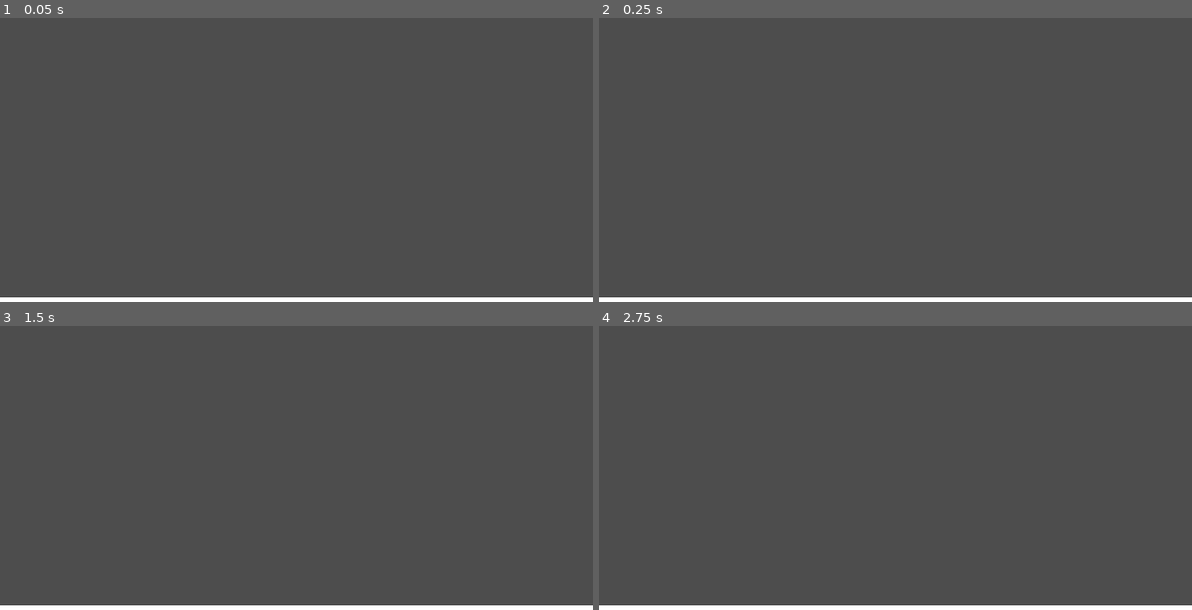
Above: before the commit, frames 1-4 (two rows, left to right).
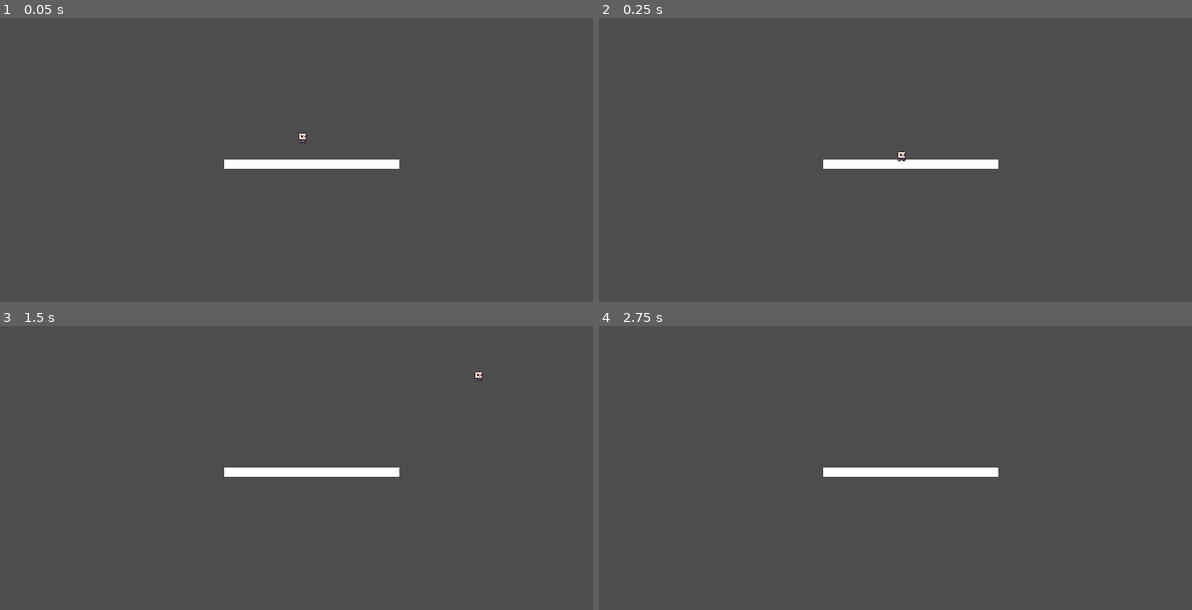
Above: after the commit, the same moments.

Repository: bean-jam/bean-jame-game-01
Game: Godot game, scene res://world.tscn
Same seed, same stepped clock (60 frames per second), same inputs: the game is played once before the commit and once after it.
Inputs:
- Up to frame 1 (0.05 s): no input
- Up to frame 2 (0.25 s): no input
- Up to frame 3 (1.5 s): tap Enter at 0.5 s; hold D (right, bound only after the commit) from 0.53 s (still down); tap Space (jump, bound only after the commit) at 0.6, 0.77, 1.07, 1.25, 1.35 s
- Up to frame 4 (2.75 s): tap Space (jump, bound only after the commit) at 1.52, 1.82, 2.1 s; release D (right, bound only after the commit) at 2.03 s; hold A (left, bound only after the commit) from 2.03 s (still down)

The runs differ from the first frame. In frame 1, 2.6% of the frame differs, in the area x 0-100%, y 40-100%; in frame 2, 2.6%; in frame 3, 2.6%; in frame 4, 2.6%.

Commit message:
character sprite + basic movement and dbl jump

Diff:
--- /dev/null
+++ b/Player.tscn
@@ -0,0 +1,121 @@
+[gd_scene load_steps=17 format=3 uid="uid://bv7img0p78c62"]
+
+[ext_resource type="Script" uid="uid://us0yogqkr4f0" path="res://player.gd" id="1_kpjcp"]
+[ext_resource type="Texture2D" uid="uid://bsn8yfnbg26v8" path="res://islander_.png" id="1_xhfnw"]
+
+[sub_resource type="RectangleShape2D" id="RectangleShape2D_dtqjt"]
+size = Vector2(15.405406, 20)
+
+[sub_resource type="AtlasTexture" id="AtlasTexture_kpjcp"]
+atlas = ExtResource("1_xhfnw")
+region = Rect2(0, 0, 16, 16)
+
+[sub_resource type="AtlasTexture" id="AtlasTexture_kne1u"]
+atlas = ExtResource("1_xhfnw")
+region = Rect2(16, 0, 16, 16)
+
+[sub_resource type="AtlasTexture" id="AtlasTexture_e80uo"]
+atlas = ExtResource("1_xhfnw")
+region = Rect2(32, 0, 16, 16)
+
+[sub_resource type="AtlasTexture" id="AtlasTexture_cxr5p"]
+atlas = ExtResource("1_xhfnw")
+region = Rect2(48, 0, 16, 16)
+
+[sub_resource type="AtlasTexture" id="AtlasTexture_tdg3f"]
+atlas = ExtResource("1_xhfnw")
+region = Rect2(0, 16, 16, 16)
+
+[sub_resource type="AtlasTexture" id="AtlasTexture_dtqjt"]
+atlas = ExtResource("1_xhfnw")
+region = Rect2(16, 16, 16, 16)
+
+[sub_resource type="AtlasTexture" id="AtlasTexture_5ncpa"]
+atlas = ExtResource("1_xhfnw")
+region = Rect2(32, 16, 16, 16)
+
+[sub_resource type="AtlasTexture" id="AtlasTexture_wi0c6"]
+atlas = ExtResource("1_xhfnw")
+region = Rect2(48, 16, 16, 16)
+
+[sub_resource type="AtlasTexture" id="AtlasTexture_hp6x6"]
+atlas = ExtResource("1_xhfnw")
+region = Rect2(64, 16, 16, 16)
+
+[sub_resource type="AtlasTexture" id="AtlasTexture_3tkgg"]
+atlas = ExtResource("1_xhfnw")
+region = Rect2(80, 16, 16, 16)
+
+[sub_resource type="AtlasTexture" id="AtlasTexture_l6ohk"]
+atlas = ExtResource("1_xhfnw")
+region = Rect2(96, 16, 16, 16)
+
+[sub_resource type="AtlasTexture" id="AtlasTexture_oudfo"]
+atlas = ExtResource("1_xhfnw")
+region = Rect2(112, 16, 16, 16)
+
+[sub_resource type="SpriteFrames" id="SpriteFrames_tdg3f"]
+animations = [{
+"frames": [{
+"duration": 1.0,
+"texture": SubResource("AtlasTexture_kpjcp")
+}, {
+"duration": 1.0,
+"texture": SubResource("AtlasTexture_kne1u")
+}, {
+"duration": 1.0,
+"texture": SubResource("AtlasTexture_e80uo")
+}, {
+"duration": 1.0,
+"texture": SubResource("AtlasTexture_cxr5p")
+}],
+"loop": true,
+"name": &"idle",
+"speed": 7.0
+}, {
+"frames": [{
+"duration": 1.0,
+"texture": SubResource("AtlasTexture_tdg3f")
+}, {
+"duration": 1.0,
+"texture": SubResource("AtlasTexture_dtqjt")
+}, {
+"duration": 1.0,
+"texture": SubResource("AtlasTexture_5ncpa")
+}, {
+"duration": 1.0,
+"texture": SubResource("AtlasTexture_wi0c6")
+}, {
+"duration": 1.0,
+"texture": SubResource("AtlasTexture_hp6x6")
+}, {
+"duration": 1.0,
+"texture": SubResource("AtlasTexture_3tkgg")
+}, {
+"duration": 1.0,
+"texture": SubResource("AtlasTexture_l6ohk")
+}, {
+"duration": 1.0,
+"texture": SubResource("AtlasTexture_oudfo")
+}],
+"loop": true,
+"name": &"run",
+"speed": 7.0
+}]
+
+[node name="Node2D" type="Node2D"]
+
+[node name="Player" type="CharacterBody2D" parent="."]
+position = Vector2(2, -6)
+script = ExtResource("1_kpjcp")
+
+[node name="CollisionShape2D" type="CollisionShape2D" parent="Player"]
+position = Vector2(0, 2)
+scale = Vector2(0.37, 0.37)
+shape = SubResource("RectangleShape2D_dtqjt")
+
+[node name="AnimatedSprite2D" type="AnimatedSprite2D" parent="Player"]
+sprite_frames = SubResource("SpriteFrames_tdg3f")
+animation = &"idle"
+autoplay = "idle"
+frame_progress = 0.47119927
--- /dev/null
+++ b/player.gd
@@ -0,0 +1,42 @@
+extends CharacterBody2D
+
+
+const SPEED = 200.0
+const JUMP_VELOCITY = -400.0
+var jump_counter = 0
+
+@onready var animated_sprite: AnimatedSprite2D = $AnimatedSprite2D
+
+func _physics_process(delta: float) -> void:
+	# Add the gravity.
+	if not is_on_floor():
+		velocity += get_gravity() * delta
+
+
+	# Handle jump.
+	if Input.is_action_just_pressed("jump") and is_on_floor():
+		velocity.y = JUMP_VELOCITY
+		jump_counter = 0
+	if Input.is_action_just_pressed("jump") and jump_counter < 2:
+		velocity.y = JUMP_VELOCITY
+		jump_counter += 1
+
+
+	# Get the input direction and handle the movement/deceleration.
+
+	#Get input direction: -1, 0, 1
+	var direction := Input.get_axis("left", "right")
+
+	#Flip sprite
+	if direction > 0:
+		animated_sprite.flip_h = false
+	elif direction < 0:
+		animated_sprite.flip_h = true
+
+
+	if direction:
+		velocity.x = direction * SPEED
+	else:
+		velocity.x = move_toward(velocity.x, 0, SPEED)
+
+	move_and_slide()
--- a/project.godot
+++ b/project.godot
@@ -22,6 +22,24 @@
 window/stretch/mode="viewport"
 window/stretch/scale_mode="integer"
 
+[input]
+
+left={
+"deadzone": 0.2,
+"events": [Object(InputEventKey,"resource_local_to_scene":false,"resource_name":"","device":-1,"window_id":0,"alt_pressed":false,"shift_pressed":false,"ctrl_pressed":false,"meta_pressed":false,"pressed":false,"keycode":0,"physical_keycode":65,"key_label":0,"unicode":97,"location":0,"echo":false,"script":null)
+]
+}
+right={
+"deadzone": 0.2,
+"events": [Object(InputEventKey,"resource_local_to_scene":false,"resource_name":"","device":-1,"window_id":0,"alt_pressed":false,"shift_pressed":false,"ctrl_pressed":false,"meta_pressed":false,"pressed":false,"keycode":0,"physical_keycode":68,"key_label":0,"unicode":100,"location":0,"echo":false,"script":null)
+]
+}
+jump={
+"deadzone": 0.2,
+"events": [Object(InputEventKey,"resource_local_to_scene":false,"resource_name":"","device":-1,"window_id":0,"alt_pressed":false,"shift_pressed":false,"ctrl_pressed":false,"meta_pressed":false,"pressed":false,"keycode":0,"physical_keycode":32,"key_label":0,"unicode":32,"location":0,"echo":false,"script":null)
+]
+}
+
 [rendering]
 
 textures/canvas_textures/default_texture_filter=0
--- a/test-environment.tscn
+++ b/test-environment.tscn
@@ -1,14 +1,27 @@
-[gd_scene load_steps=2 format=3 uid="uid://c42ol8u13pml"]
+[gd_scene load_steps=3 format=3 uid="uid://c42ol8u13pml"]
 
-[sub_resource type="RectangleShape2D" id="RectangleShape2D_ihhit"]
-size = Vector2(642, 20)
+[ext_resource type="PackedScene" uid="uid://bv7img0p78c62" path="res://Player.tscn" id="1_eb713"]
 
-[node name="Test Platform" type="Area2D"]
+[sub_resource type="RectangleShape2D" id="RectangleShape2D_eb713"]
+size = Vector2(188, 10)
 
-[node name="Line2D" type="Line2D" parent="."]
-points = PackedVector2Array(0, 360, 640, 360)
-closed = true
+[node name="Node2D" type="Node2D"]
 
-[node name="CollisionShape2D" type="CollisionShape2D" parent="."]
-position = Vector2(322, 361)
-shape = SubResource("RectangleShape2D_ihhit")
+[node name="StaticBody2D" type="StaticBody2D" parent="."]
+position = Vector2(324, 216)
+
+[node name="Line2D" type="Line2D" parent="StaticBody2D"]
+position = Vector2(36.88671, 126)
+scale = Vector2(1.2106462, 1)
+points = PackedVector2Array(-98.65, -121, 57, -121)
+
+[node name="CollisionShape2D" type="CollisionShape2D" parent="StaticBody2D"]
+position = Vector2(12, 5)
+shape = SubResource("RectangleShape2D_eb713")
+
+[node name="Player" parent="." instance=ExtResource("1_eb713")]
+position = Vector2(324, 196)
+
+[node name="Camera2D" type="Camera2D" parent="Player"]
+position = Vector2(-5, -6)
+position_smoothing_enabled = true
Binary file added: islander_.png
Not shown, added: islander_.png.import
Not shown, added: player.gd.uid
